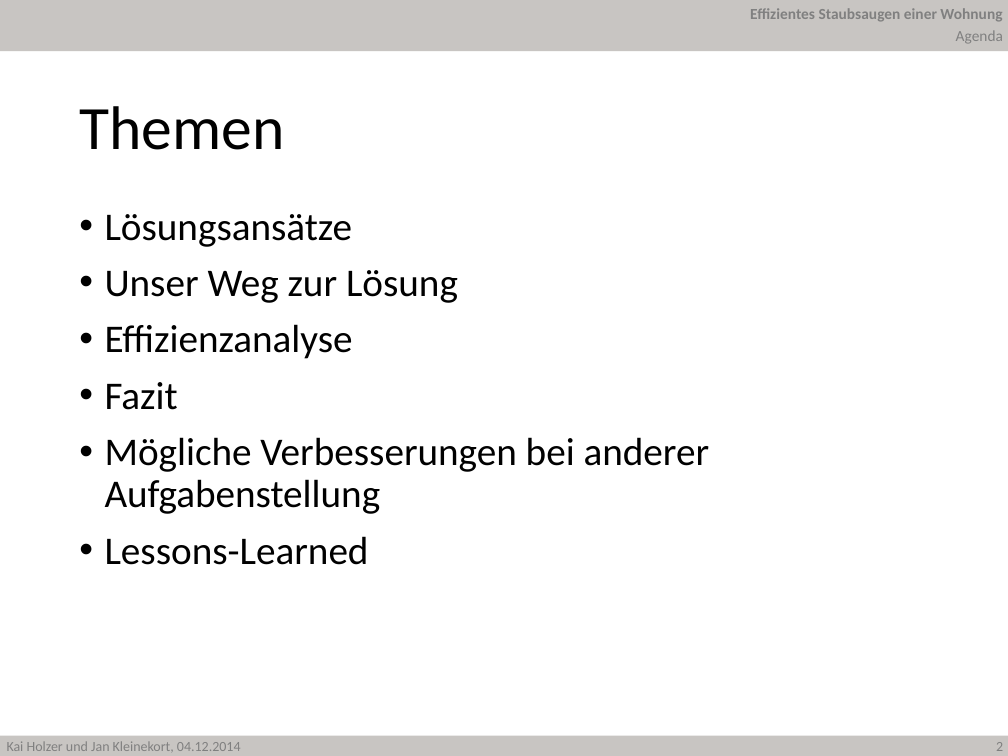
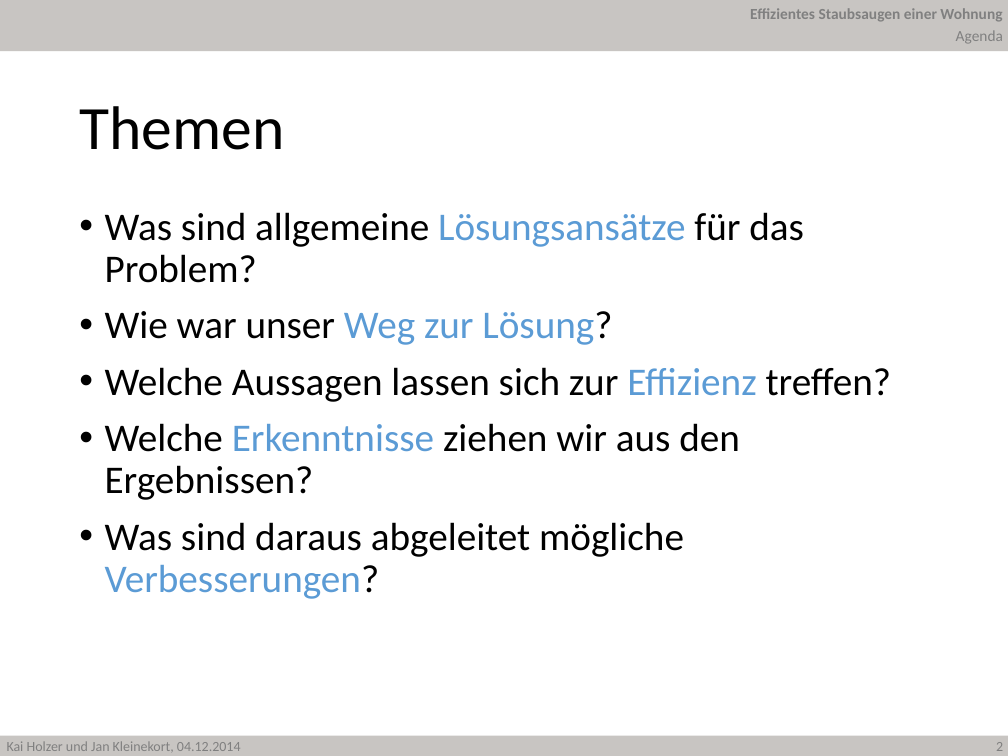
Before and after one commit to JanKl/Hamster, a slide deck: slide 2 of Präsentation/Hamster Holzer Kleinekort.pptx. Drawn at 1008x756 pixels with LibreOffice and Linux fonts; fonts in the diff are those of the drawing; background and template pictures are left out. Boxes give left, top, right and bottom in pixels: in the first picture for what was removed or moved away, otherwise in the second. Text is boxed around its words. In the diff, an @@ line names an element or a change of style, - is before the commit and + after.

Commit message:
Excel Effizienzuntersuchung und PowerPoint Effizienz

```diff
--- a/Präsentation/Hamster Holzer Kleinekort.pptx
+++ b/Präsentation/Hamster Holzer Kleinekort.pptx
@@ text at [105,212,891,599]: text changed @@
-• Lösungsansätze
-• Unser Weg zur Lösung
-• Effizienzanalyse
-• Fazit
-• Mögliche Verbesserungen bei anderer Aufgabenstellung
-• Lessons-Learned
+• Was sind allgemeine Lösungsansätze für das Problem?
+• Wie war unser Weg zur Lösung?
+• Welche Aussagen lassen sich zur Effizienz treffen?
+• Welche Erkenntnisse ziehen wir aus den Ergebnissen?
+• Was sind daraus abgeleitet mögliche Verbesserungen?
```
Also in this commit, not shown: 6 other slides changed, 8 slides added, 4 other files.
